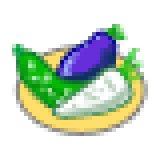
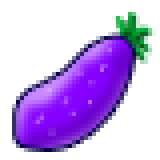
Comparing the layer stacks of the two (160, 160) images. Changes:
added group "2" (1st of 2) with 4 layers above "Слой 11" over [12, 12, 156, 152]
added layer "Слой 14" (44%) in group "2" over [32, 48, 112, 136]
added layer "Слой 13" (55%) in group "2" over [12, 12, 156, 152]
added layer "Слой 12" in group "2" over [12, 28, 156, 152]
added layer "Фигура 10" in group "2" over [16, 36, 132, 148]
added layer "Слой 11" above "veggymix" over [112, 12, 156, 64]
hid group "veggymix" (13 layers) over [12, 12, 156, 132]
